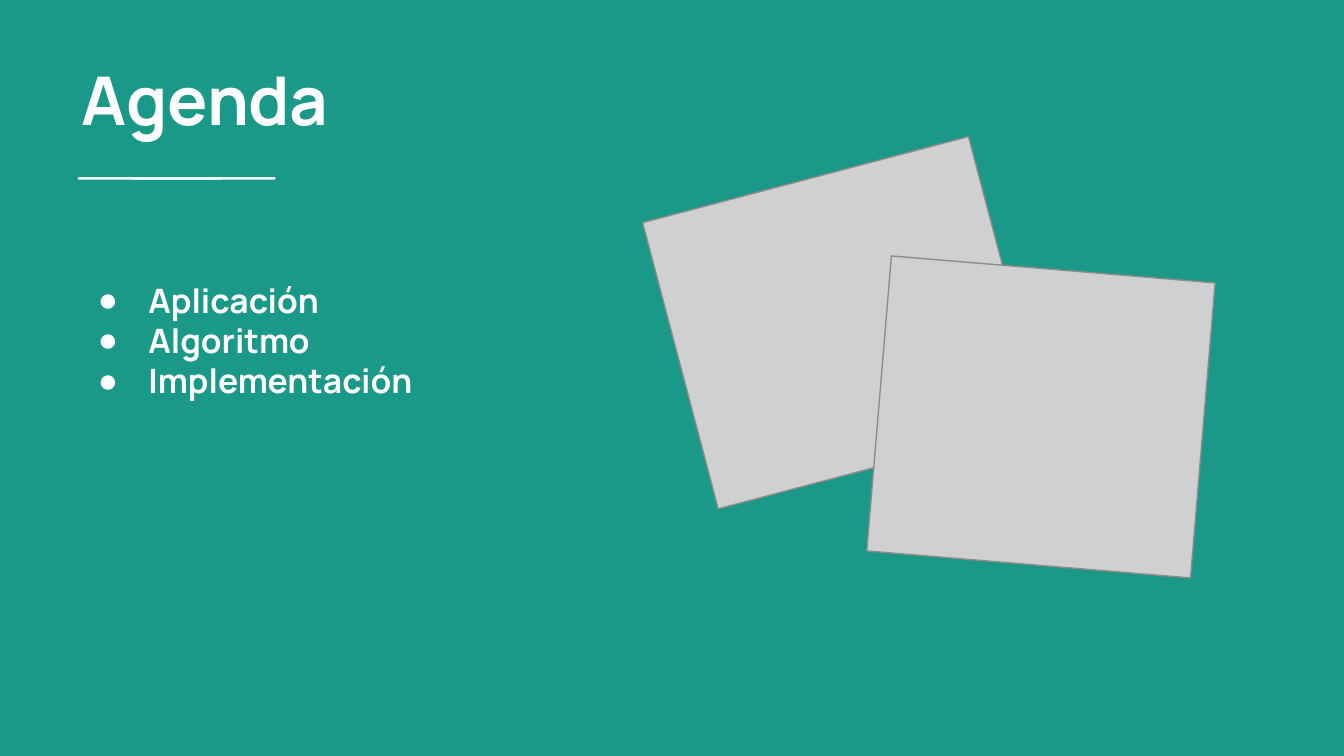
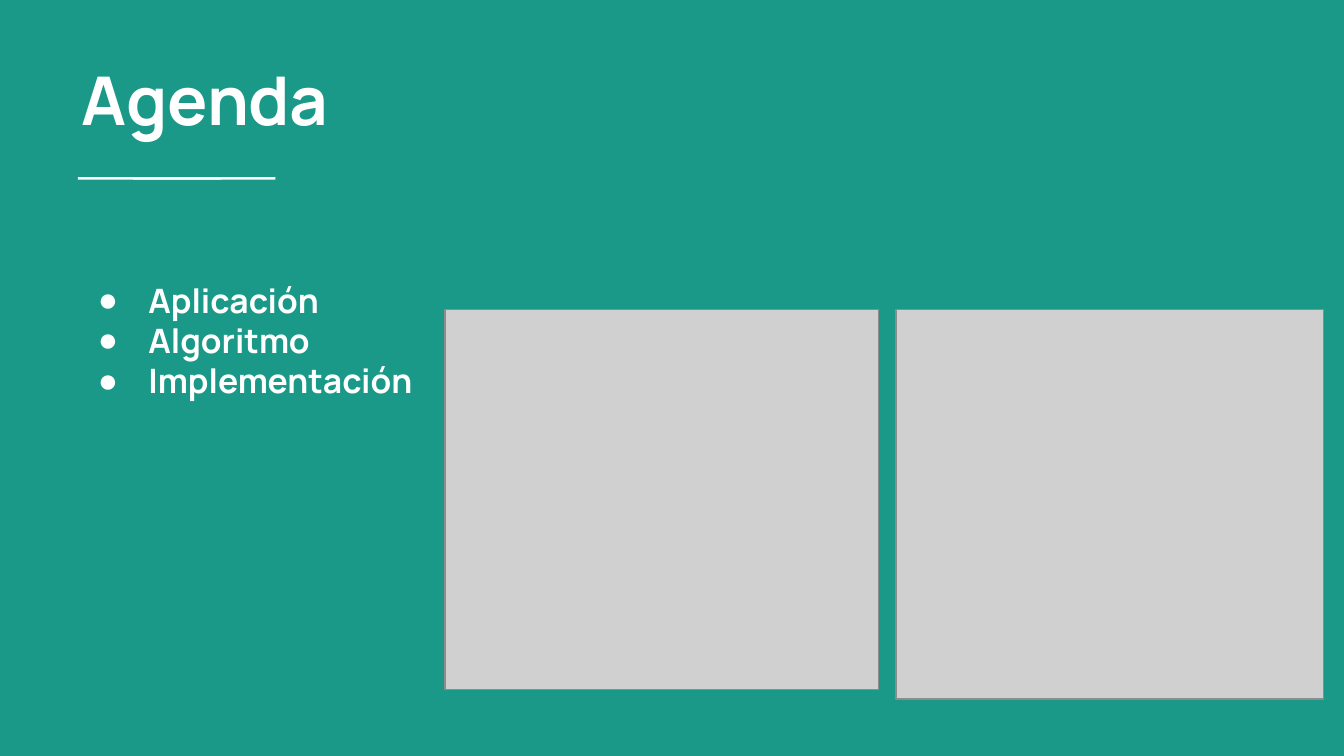
Before and after one commit to RVLareu/IntroASistemasDistribuidos, a slide deck: slide 2 of TrabajoPractico1/Presentacion/MD5.pptx. Drawn at 1344x756 pixels with LibreOffice and Linux fonts; fonts in the diff are those of the drawing; grey boxes stand for pictures. Boxes give left, top, right and bottom in pixels: in the first picture for what was removed or moved away, otherwise in the second. Text is boxed around its words. In the diff, an @@ line names an element or a change of style, - is before the commit and + after.

```diff
--- a/TrabajoPractico1/Presentacion/MD5.pptx
+++ b/TrabajoPractico1/Presentacion/MD5.pptx
@@ picture at (x1=445, y1=309, x2=878, y2=689): rotation 345 to 0 degrees @@
@@ picture at (x1=896, y1=309, x2=1324, y2=699): rotation 4 to 0 degrees @@
```
Also in this commit, not shown: 2 slides added, 2 slides removed.
